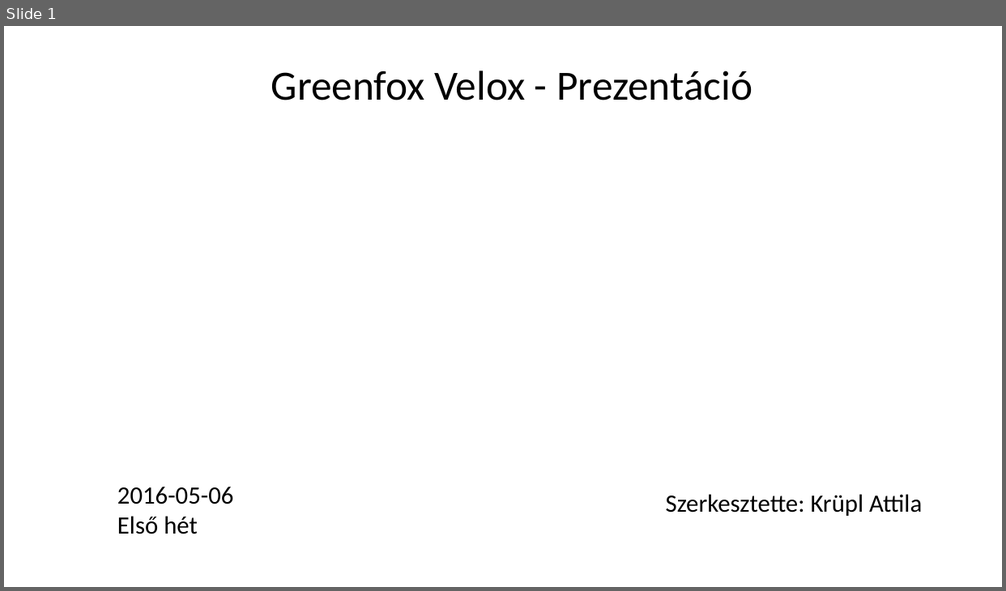
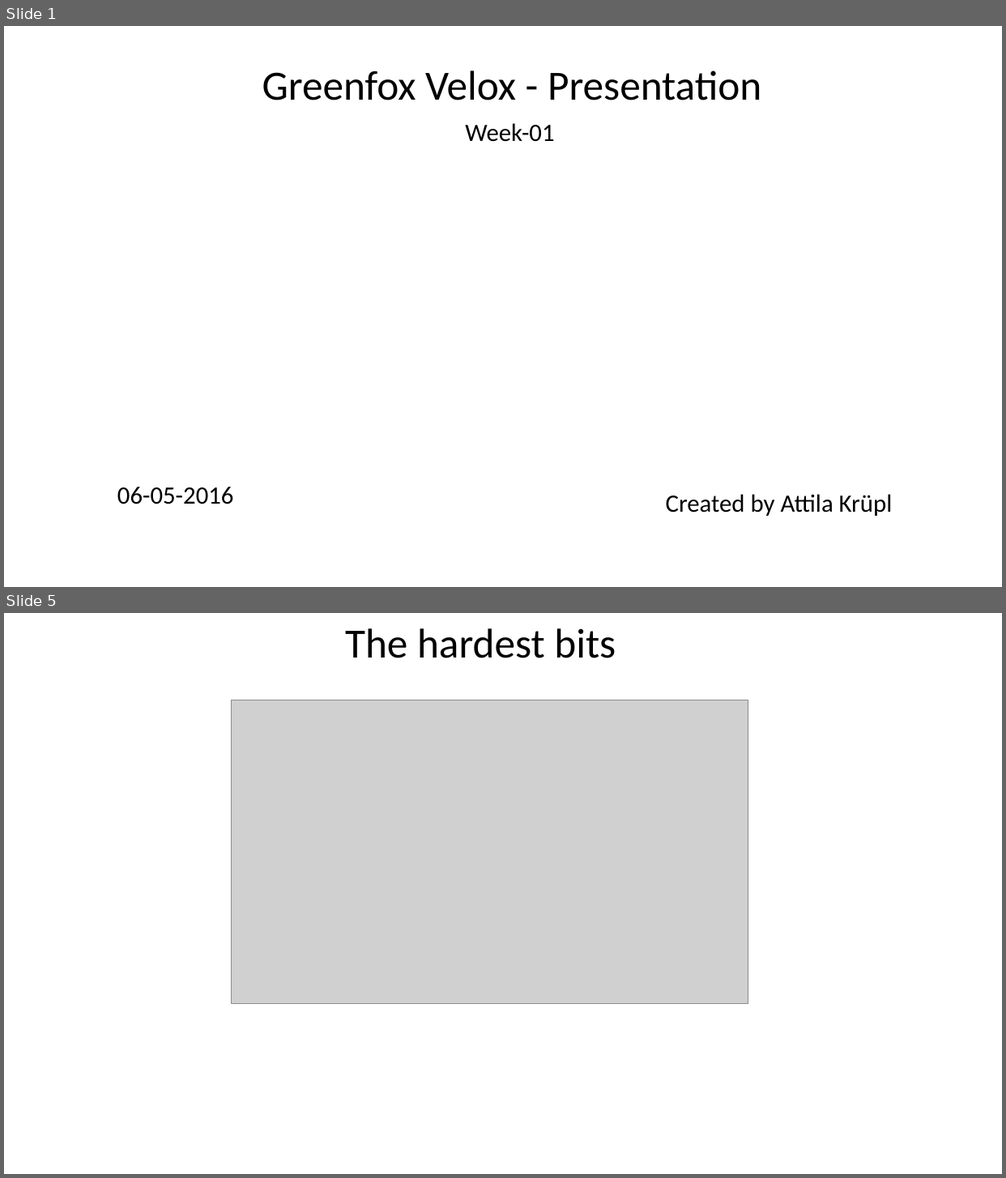
Before and after one commit to greenfox-velox/attilakrupl, a slide deck: week-01/day-5/presentation/Presentation_Week-01.pptx. Shown one above the other, each under a label of ours: slide 1 before the commit, slides 1 and 5 after it; the slides between them are not shown. The pictures are 1006x591 and 1006x1178 pixels, drawn with LibreOffice and Linux fonts; fonts in the diff are those of the drawing; grey boxes stand for pictures; background and template pictures are left out. Boxes give left, top, right and bottom in pixels: in the first picture for what was removed or moved away, otherwise in the second. Text is boxed around its words. In the diff, an @@ line names an element or a change of style, - is before the commit and + after.

```diff
--- a/week-01/day-5/presentation/Presentation_Week-01.pptx
+++ b/week-01/day-5/presentation/Presentation_Week-01.pptx
@@ slide 5 added at (4,613,1002,1174), background picture (left out) @@
@@ text added at (345,628,616,658), 40 pt, text #000000 @@
+The hardest bits
@@ picture added at (232,700,749,1003) @@
@@ slide 1 changed as well @@
@@ text at (262,71,761,101): text changed @@
-Greenfox Velox - Prezentáció
+Greenfox Velox - Presentation
@@ text added at (465,123,554,142), 24 pt, text #000000 @@
+Week-01
@@ text at (117,487,234,505): text changed @@
-2016-05-06
-Első hét
+06-05-2016
@@ text at (666,494,893,516): text changed @@
-Szerkesztette: Krüpl Attila
+Created by Attila Krüpl
```
Also in this commit, not shown: 5 other slides added, 3 slides removed, 1 other file.
